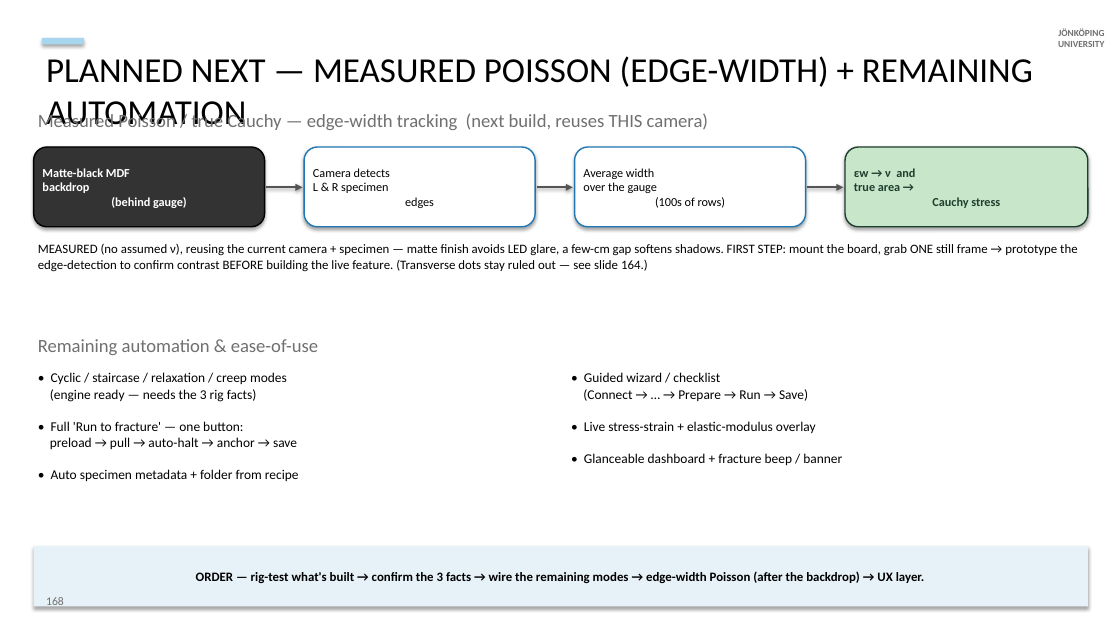
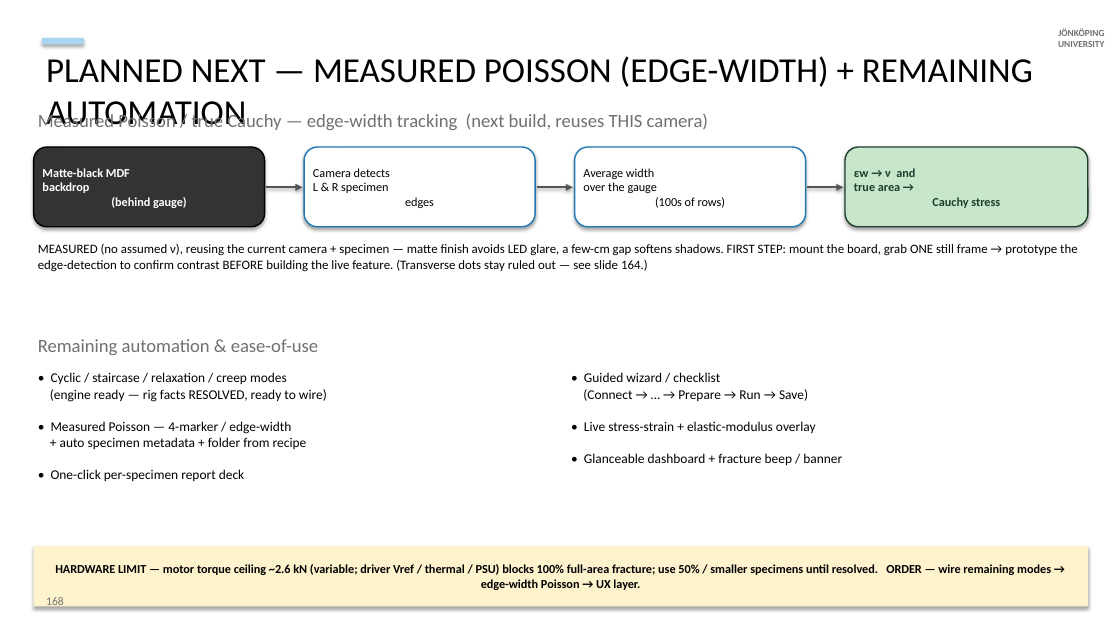
Before and after one commit to cenmir/UTM, a slide deck: slide 28 of V6a_8_6_20_slides.pptx. Drawn at 1120x630 pixels with LibreOffice and Linux fonts; fonts in the diff are those of the drawing. Boxes give left, top, right and bottom in pixels: in the first picture for what was removed or moved away, otherwise in the second. Text is boxed around its words. In the diff, an @@ line names an element or a change of style, - is before the commit and + after.

```diff
--- a/V6a_8_6_20_slides.pptx
+++ b/V6a_8_6_20_slides.pptx
@@ text at <box>50,372,327,481</box>: text changed @@
-• Cyclic / staircase / relaxation / creep modes
-(engine ready — needs the 3 rig facts)
-• Full 'Run to fracture' — one button:
-preload → pull → auto-halt → anchor → save
-• Auto specimen metadata + folder from recipe
+• Cyclic / staircase / relaxation / creep modes
+(engine ready — rig facts RESOLVED, ready to wire)
+• Measured Poisson — 4-marker / edge-width
++ auto specimen metadata + folder from recipe
+• One-click per-specimen report deck
@@ rectangle "HARDWARE LIMIT — motor torque ..." at <box>34,546,1088,607</box>: fill #E7F1F8 to #FFF3CD @@
@@ text in rectangle at <box>55,564,1051,590</box>: text changed; size 11 to 10.5 pt @@
-ORDER — rig-test what's built → confirm the 3 facts → wire the remaining modes → edge-width Poisson (after the backdrop) → UX layer.
+HARDWARE LIMIT — motor torque ceiling ~2.6 kN (variable; driver Vref / thermal / PSU) blocks 100% full-area fracture; use 50% / smaller specimens until resolved. ORDER — wire remaining modes → edge-width Poisson → UX layer.
```
Also in this commit, not shown: 3 other slides changed, 2 other files.
